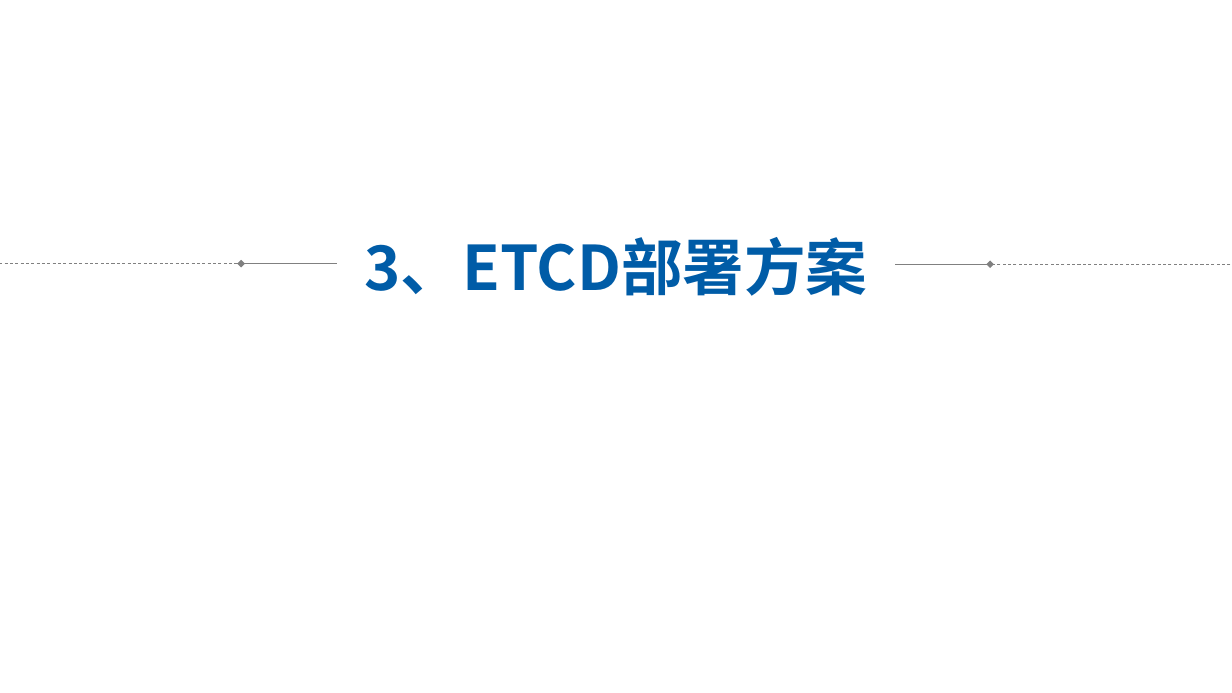
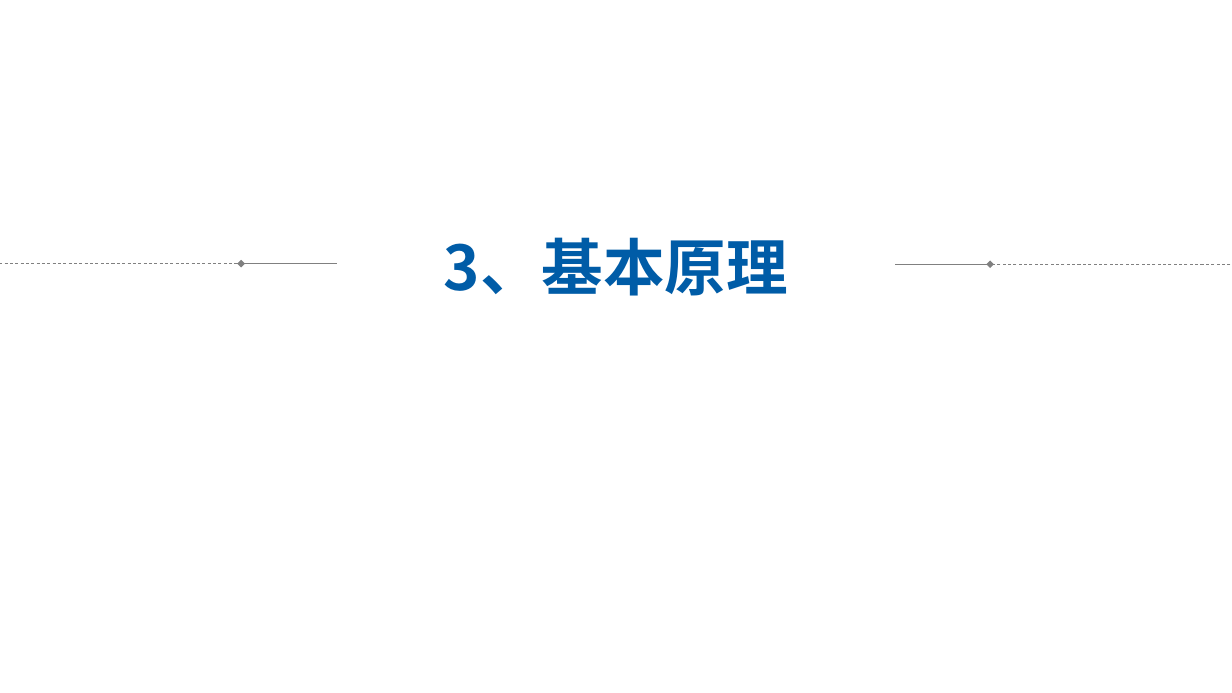
Before and after one commit to HNing109/StudyNotes, a slide deck: slide 7 of Golang_学习笔记/Golang_Web_学习笔记/ETCD_学习笔记/ETCD-调研.pptx. Drawn at 1232x693 pixels with LibreOffice and Linux fonts; fonts in the diff are those of the drawing. Boxes give left, top, right and bottom in pixels: in the first picture for what was removed or moved away, otherwise in the second. Text is boxed around its words. In the diff, an @@ line names an element or a change of style, - is before the commit and + after.

```diff
--- a/Golang_学习笔记/Golang_Web_学习笔记/ETCD_学习笔记/ETCD-调研.pptx
+++ b/Golang_学习笔记/Golang_Web_学习笔记/ETCD_学习笔记/ETCD-调研.pptx
@@ text at (444, 237, 788, 296): text changed @@
-3、ETCD部署方案
+3、基本原理
```
Also in this commit, not shown: 4 other slides changed, 3 slides added, 10 other files.
